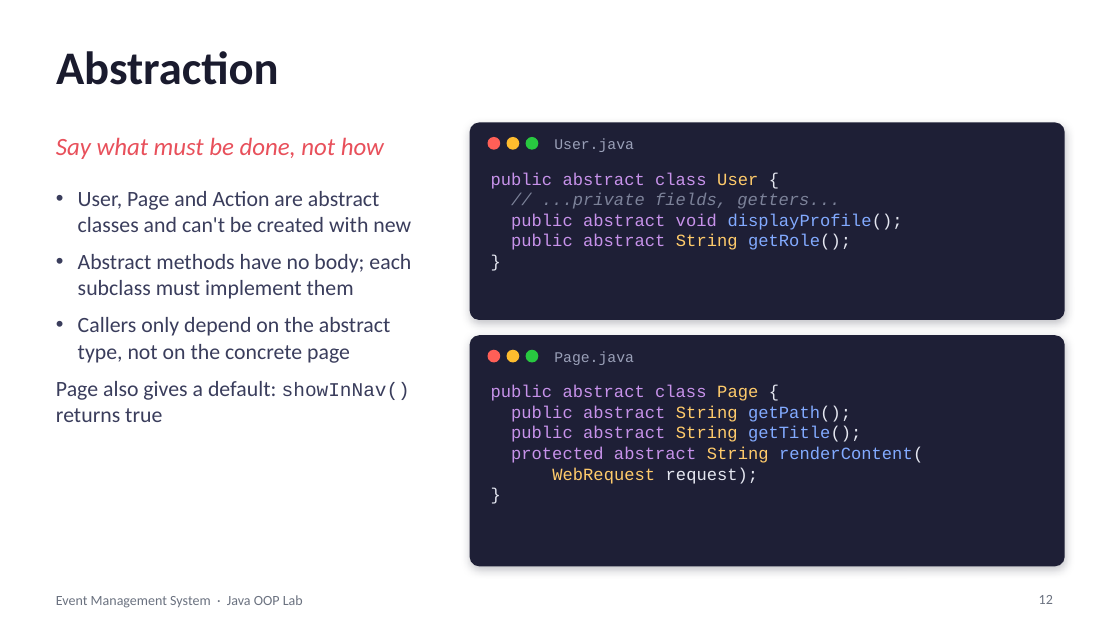
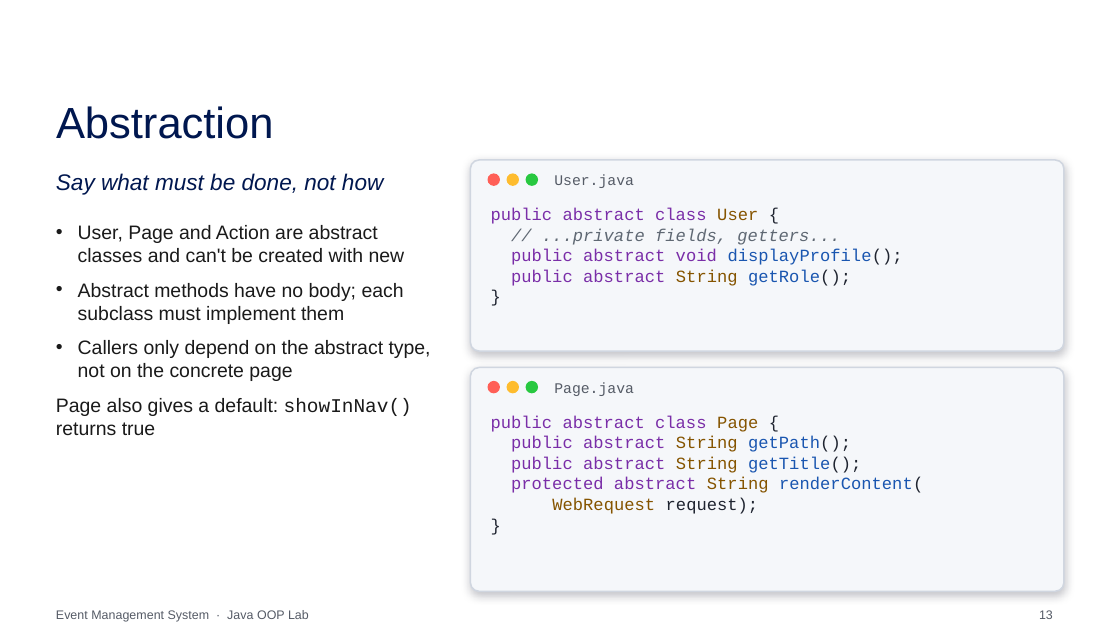
Before and after one commit to SuyashAnupam/Event-Mangement-Platform, a slide deck: slide 13 of Event_Management_System_OOP.pptx (slide 12 before the commit). Drawn at 1120x630 pixels with LibreOffice and Linux fonts; fonts in the diff are those of the drawing; background and template pictures are left out. Boxes give left, top, right and bottom in pixels: in the first picture for what was removed or moved away, otherwise in the second. Text is boxed around its words. In the diff, an @@ line names an element or a change of style, - is before the commit and + after.

```diff
--- a/Event_Management_System_OOP.pptx
+++ b/Event_Management_System_OOP.pptx
@@ title "Abstraction": place and size @@
-title "Abstraction" at box(56, 51, 279, 85)
+title "Abstraction" at box(56, 106, 274, 139)
@@ title "Abstraction" at box(56, 106, 274, 139): size 30 to 28 pt, font Calibri to Arial, text colour #1A1B2E to #00174F, bold off @@
@@ text "Say what must be done, ..." at box(56, 173, 383, 195): size 16 to 14.5 pt, font Calibri to Arial, text colour #E8505B to #00174F @@
@@ rounded rectangle at box(470, 160, 1064, 352): fill #1E1F36 to #F5F7FA; outline #1E1F36 1 pt to #D0D6E0 1 pt @@
@@ rounded rectangle: place and size @@
-rounded rectangle at box(470, 123, 1064, 319)
+rounded rectangle at box(470, 160, 1064, 352)
@@ 3 ellipses, 2 texts: place and size @@
-3 ellipses, 2 texts at box(56, 137, 634, 159)
+3 ellipses, 2 texts at box(56, 173, 634, 195)
@@ text "User.java" at box(554, 174, 634, 188): text colour #9AA0B8 to #555B66 @@
@@ text "public abstract class User {": place and size @@
-text "public abstract class User {" at box(491, 172, 903, 250)
+text "public abstract class User {" at box(491, 208, 903, 286)
@@ text "public abstract class User {" at box(491, 208, 903, 286): text colour #C792EA to #7A2EA8 in "public abstract class", "public abstract void", "public abstract"; text colour #FFCB6B to #855400 in "User", "String"; text colour #E4E6F0 to #1F2430 in "{", "displayProfile();", "getRole();", "}"; text colour #7C8299 to #5F6873 in "// ...private fields, getters..."; text colour #82AAFF to #1A56B0 in "displayProfile();", "getRole();" @@
@@ text "User, Page and Action are ...": place and size @@
-text "User, Page and Action are ..." at box(56, 191, 411, 422)
+text "User, Page and Action are ..." at box(56, 225, 431, 435)
@@ text "User, Page and Action are ..." at box(56, 225, 431, 435): size 14 to 12.5 pt, font Calibri to Arial, text colour #3A3D5C to #1A1A1A @@
@@ rounded rectangle: place and size @@
-rounded rectangle at box(470, 336, 1064, 566)
+rounded rectangle at box(470, 367, 1064, 591)
@@ rounded rectangle at box(470, 367, 1064, 591): fill #1E1F36 to #F5F7FA; outline #1E1F36 1 pt to #D0D6E0 1 pt @@
@@ 3 ellipses, 1 text: place and size @@
-3 ellipses, 1 text at box(488, 351, 634, 365)
+3 ellipses, 1 text at box(488, 382, 634, 396)
@@ text "Page.java" at box(554, 382, 634, 396): text colour #9AA0B8 to #555B66 @@
@@ text "public abstract class Page {": place and size @@
-text "public abstract class Page {" at box(491, 385, 923, 484)
+text "public abstract class Page {" at box(491, 415, 923, 514)
@@ text "public abstract class Page {" at box(491, 415, 923, 514): text colour #C792EA to #7A2EA8 in "public abstract class", "public abstract", "public abstract", "protected abstract"; text colour #FFCB6B to #855400 in "Page", "String", "String", "String" and 1 more places; text colour #E4E6F0 to #1F2430 in "{", "getPath();", "getTitle();", "renderContent(" and 2 more places; text colour #82AAFF to #1A56B0 in "getPath();", "getTitle();", "renderContent(" @@
@@ text "Event Management System · Java ...": place and size @@
-text "Event Management System · Java ..." at box(56, 595, 303, 608)
+text "Event Management System · Java ..." at box(56, 610, 309, 622)
@@ text "Event Management System · Java ..." at box(56, 610, 309, 622): size 9 to 8 pt, font Calibri to Arial, text colour #6B7280 to #555B66 @@
@@ page number at box(1039, 610, 1053, 619): text changed; size 9 to 8 pt; font Calibri to Arial; text colour #6B7280 to #555B66 @@
-12
+13
```
Also in this commit, not shown: 26 other slides changed, 2 slides added, 1 slide removed.
